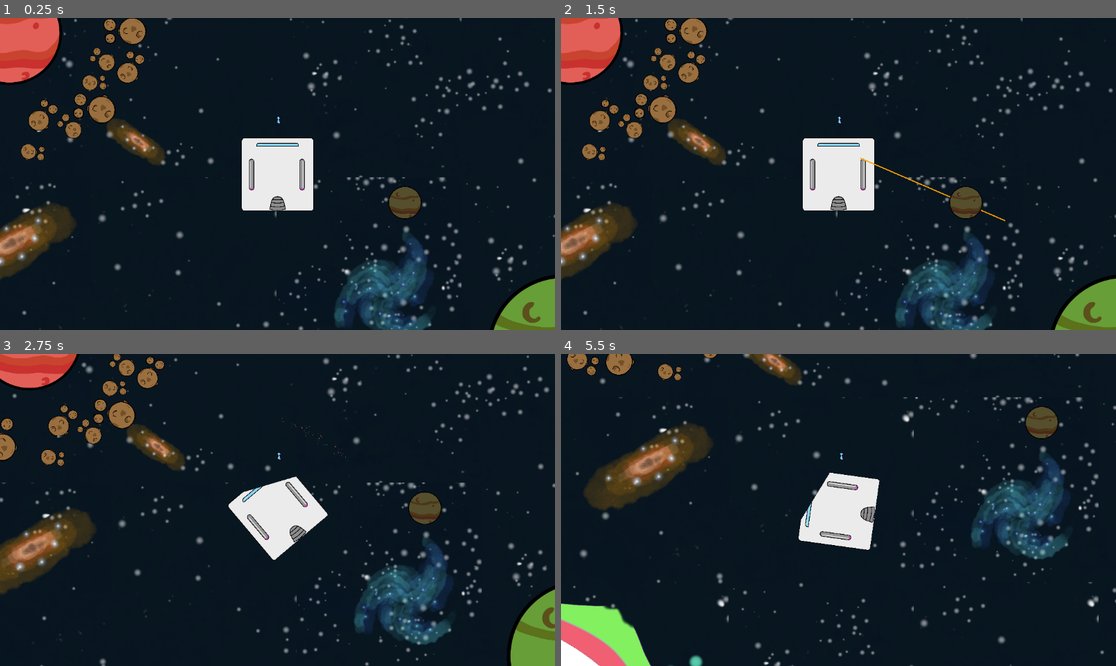
Above: before the commit, frames 1-4 (two rows, left to right).
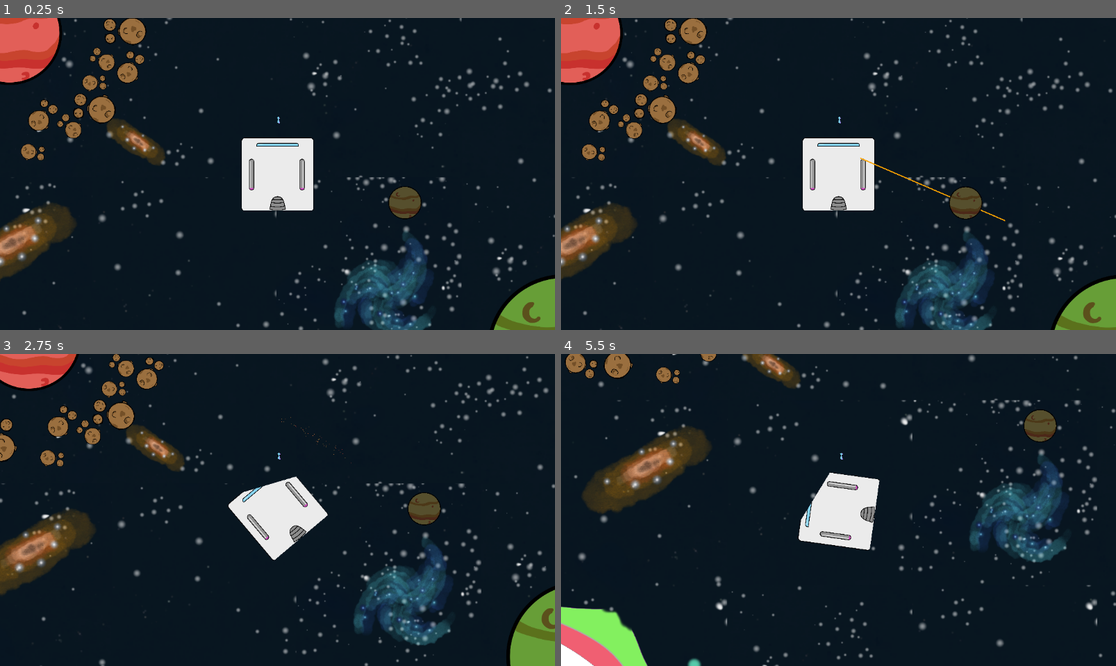
Above: after the commit, the same moments.

Repository: Dolphus2/NordicGameJam2026
Game: Godot game, scene res://scenes/game.tscn
The game is run twice, just before and just after one commit, with the same random seed, the same clock (stepped at 60 frames per second) and the same inputs.
Inputs (mouse positions are in pixels of both pictures, inside the frame that each line leads up to):
- Up to frame 1 (0.25 s): no input
- Up to frame 2 (1.5 s): move the mouse to (810, 236) at 0.52 s; hold W (accel) 0.53-1.25 s; click (810, 236) at 0.67 s; drag from (1005, 220) to (572, 33) at 1.27 s
- Up to frame 3 (2.75 s): move the mouse to (111, 463) at 2.02 s; hold Q (roll_left) from 2.03 s (still down)
- Up to frame 4 (5.5 s): release Q (roll_left) at 2.75 s; drag from (866, 510) to (710, 372) at 2.77 s; move the mouse to (755, 432) at 3.52 s; hold Q (roll_left) 3.53-4.25 s; drag from (960, 494) to (655, 372) at 4.27 s; move the mouse to (727, 525) at 5.02 s; hold W (accel) from 5.03 s (still down); click (727, 525) at 5.17 s

The runs differ from the first frame. In frame 1, less than 0.1% of the frame differs, in the area x 6-24%, y 14-37%; in frame 2, 0.6%; in frame 3, 3.0%; in frame 4, 7.0%, in the area x 0-100%, y 0-100%.

Commit message:
player control update

Diff:
--- a/scenes/game.tscn
+++ b/scenes/game.tscn
@@ -10,11 +10,10 @@
 [ext_resource type="Texture2D" uid="uid://b6h4t5quexpt5" path="res://assets/arrow.png" id="8_0tnpc"]
 [ext_resource type="PackedScene" uid="uid://b21d4powvh5m" path="res://scenes/pause_screen.tscn" id="8_gee14"]
 [ext_resource type="Script" uid="uid://c3twqfo5ifjtr" path="res://scripts/game_camera.gd" id="8_kvuet"]
-[ext_resource type="Script" path="res://scripts/goal_locator.gd" id="9_vtaks"]
+[ext_resource type="Script" uid="uid://cvydu0app6xv0" path="res://scripts/goal_locator.gd" id="9_vtaks"]
 [ext_resource type="PackedScene" uid="uid://darh2j7irx2ft" path="res://scenes/seperation_particles.tscn" id="11_trtic"]
 [ext_resource type="AudioStream" uid="uid://0q67o1bccbtc" path="res://assets/audio/space-ranger-moire-main-version-03-04-10814.mp3" id="13_ir15t"]
 [ext_resource type="AudioStream" uid="uid://cesjcoq41xy0v" path="res://assets/sounds/space_static.mp3" id="13_kvuet"]
-[ext_resource type="Script" path="res://scripts/goal_planet.gd" id="14_trtic"]
 [ext_resource type="Script" uid="uid://d3nucsik4uohl" path="res://scripts/goal_planet.gd" id="14_trtic"]
 
 [sub_resource type="CircleShape2D" id="CircleShape2D_ir15t"]
--- a/scripts/player.gd
+++ b/scripts/player.gd
@@ -8,7 +8,7 @@
 #const ACCELERATION = 200
 const THROW_SPEED = 800
 # Keep between 0-1, 1 is real conservation of momentum, 0 ignores the previous momentum.
-const PREV_MOMENTUM_FACTOR = 1
+const PREV_MOMENTUM_FACTOR = 1.5
 
 const MIN_PLAYER_AREA = 5000
 var player_area = 1000000
@@ -17,9 +17,9 @@
 const PI = 3.141592
 
 # gravitational constant
-const G = 0.0000005
+const G = 0.000005
 # gravitational power, = 2 if real world
-const ALPHA = 1.6
+const ALPHA = 0.5
 const SPACE_OBJECT_GRAVITY_NAMES = ["black_hole", "white_hole", "planet", "asteroids", "GoalPlanet"]
 
 const seperation_explosion_scene = preload("res://scenes/seperation_particles.tscn")
@@ -146,7 +146,7 @@
 
 	for i in range(polys.size()):
 		var v_norm = ( -1 * (get_polygon_centroid(polys[0]) - get_polygon_centroid(polys[i]))).normalized()
-		var v = v_norm * THROW_SPEED
+		var v = v_norm * THROW_SPEED + V
 		var m = get_area(polys[i])
 		vs.append(v)  # ignore the first one. It will be 0
 		ms.append(m)
